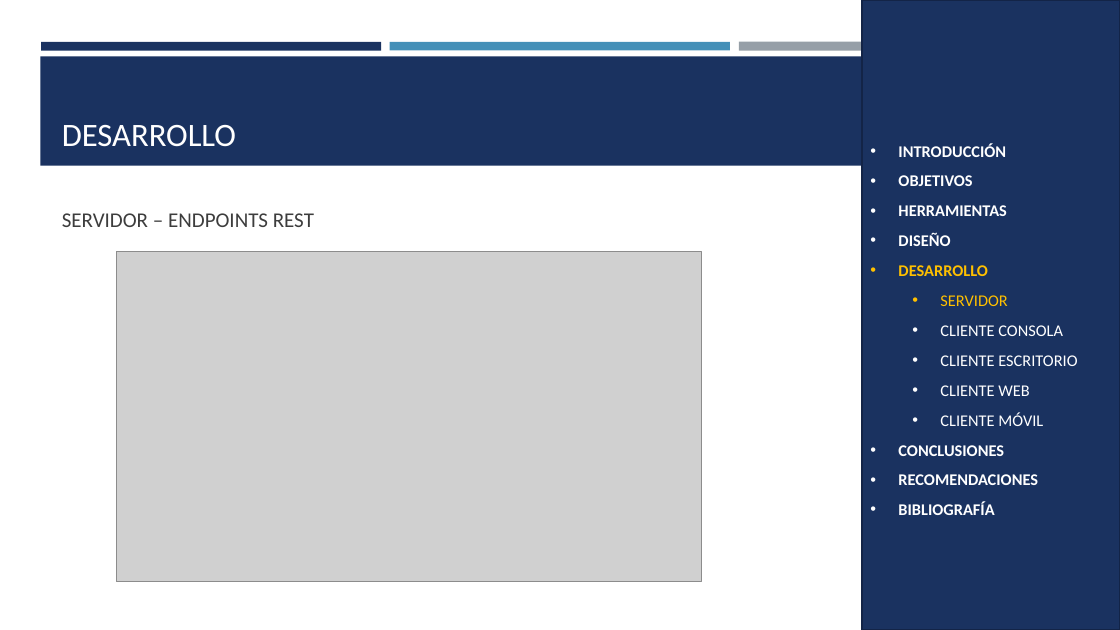
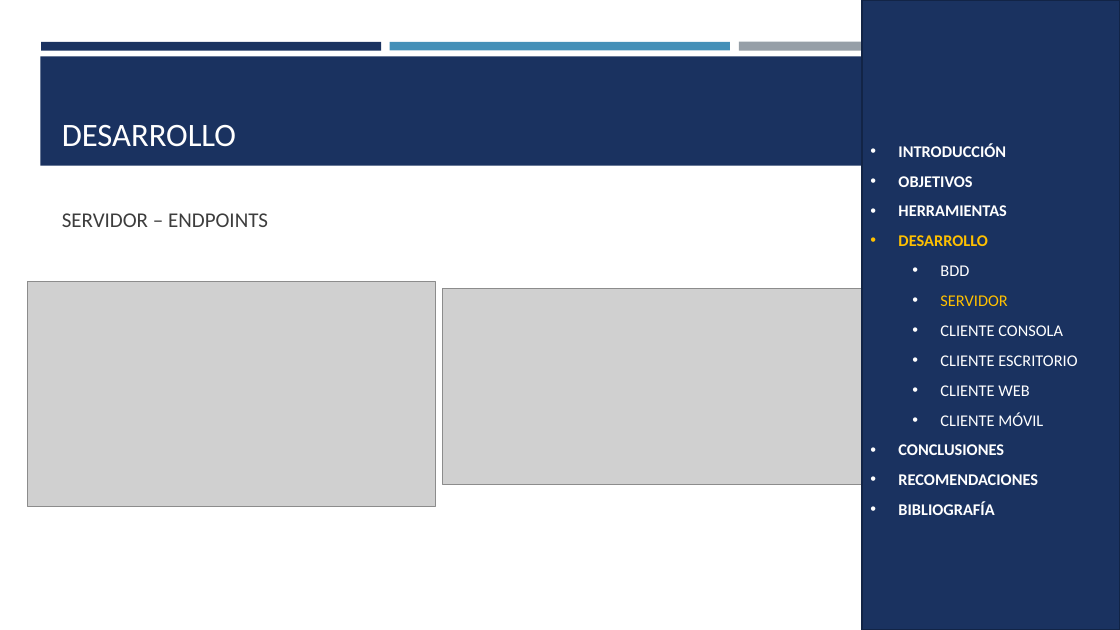
Before and after one commit to SDDrouet/Viajecito_Java_Restful, a slide deck: slide 12 of 04. DOCUMENTACIÓN/VIAJECITO_REST_JAVA_PRESENTACIÓN_GR03.pptx. Drawn at 1120x630 pixels with LibreOffice and Linux fonts; fonts in the diff are those of the drawing; grey boxes stand for pictures. Boxes give left, top, right and bottom in pixels: in the first picture for what was removed or moved away, otherwise in the second. Text is boxed around its words. In the diff, an @@ line names an element or a change of style, - is before the commit and + after.

```diff
--- a/04. DOCUMENTACIÓN/VIAJECITO_REST_JAVA_PRESENTACIÓN_GR03.pptx
+++ b/04. DOCUMENTACIÓN/VIAJECITO_REST_JAVA_PRESENTACIÓN_GR03.pptx
@@ rectangle "INTRODUCCIÓN" at box(862, 0, 1120, 630): outline #132547 1.75 pt to #122446 1.75 pt @@
@@ text at box(62, 213, 268, 227): text changed @@
-SERVIDOR – ENDPOINTS REST
+SERVIDOR – ENDPOINTS
@@ text in rectangle at box(898, 233, 950, 246): paragraph removed @@
-• DISEÑO
@@ picture removed at box(116, 252, 702, 582) @@
@@ text in rectangle at box(940, 265, 969, 276): paragraph added @@
+  • BDD
@@ picture added at box(28, 281, 435, 507) @@
@@ picture added at box(443, 289, 862, 485) @@
```
Also in this commit, not shown: 38 other slides changed, 8 slides added, 18 other files.
